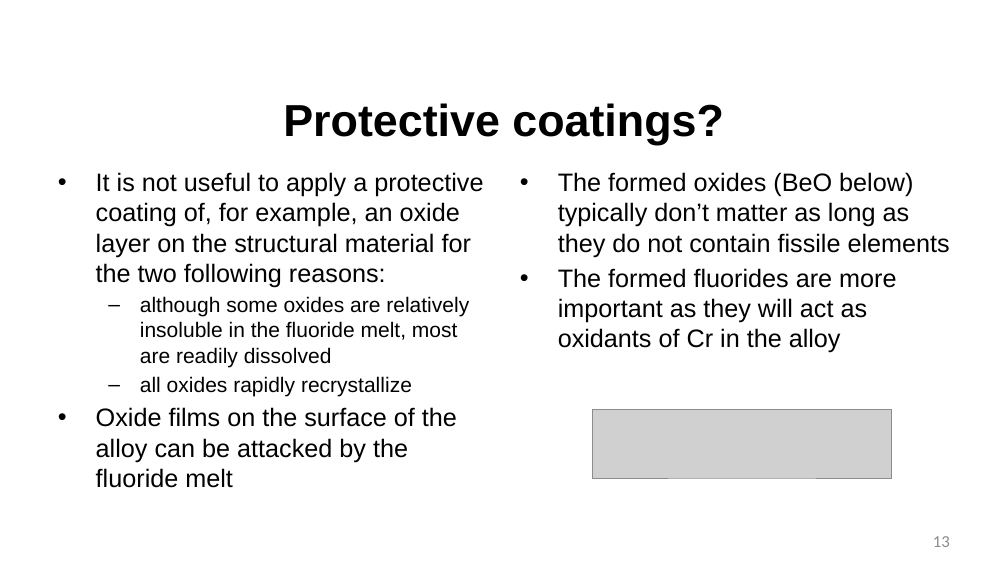
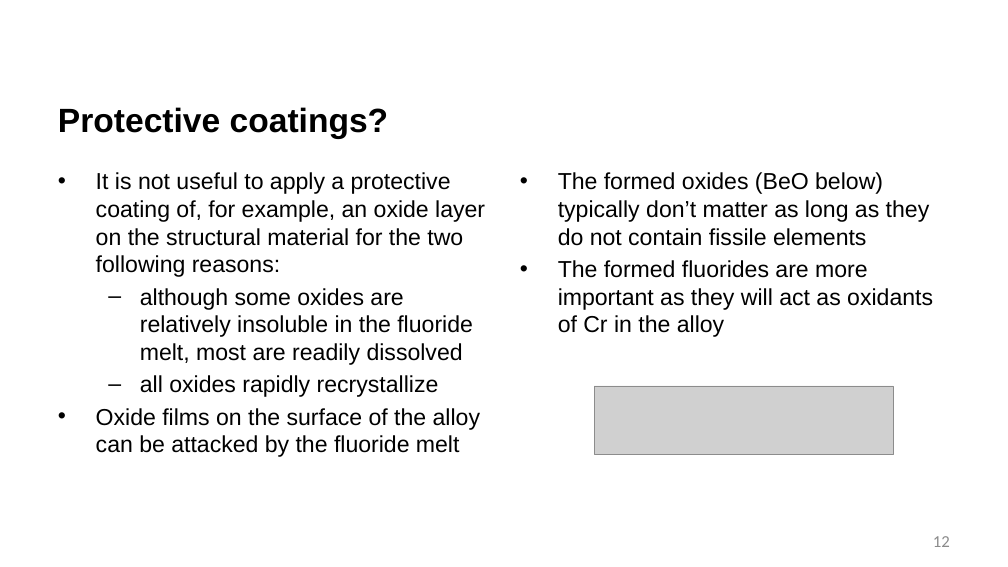
Before and after one commit to benbeeler/TEACHING, a slide deck: slide 12 of Advanced Reactor Materials/Fall2025/Lec14_MoltenSalts.pptx (slide 13 before the commit). Drawn at 1008x567 pixels with LibreOffice and Linux fonts; fonts in the diff are those of the drawing; grey boxes stand for pictures; background and template pictures are left out. Boxes give left, top, right and bottom in pixels: in the first picture for what was removed or moved away, otherwise in the second. Text is boxed around its words. In the diff, an @@ line names an element or a change of style, - is before the commit and + after.

```diff
--- a/Advanced Reactor Materials/Fall2025/Lec14_MoltenSalts.pptx
+++ b/Advanced Reactor Materials/Fall2025/Lec14_MoltenSalts.pptx
@@ title "Protective coatings?" at [58,107,389,139]: size 42.7 to 32 pt; alignment centre to left @@
@@ text "It is not useful to ..." at [96,172,485,457]: size 24 to 22 pt in "It is not useful to apply a ...", "Oxide films on the surface of the ..."; size 20 to 22 pt in "although some oxides are relatively insoluble in ...", "all oxides rapidly recrystallize" @@
@@ text "The formed oxides (BeO below) ..." at [558,172,933,337]: size 24 to 22 pt @@
@@ picture: place and size @@
-picture at [593,410,892,478]
+picture at [594,386,894,454]
```
Also in this commit, not shown: 25 other slides changed, 4 slides added, 2 slides removed, 6 other files.
